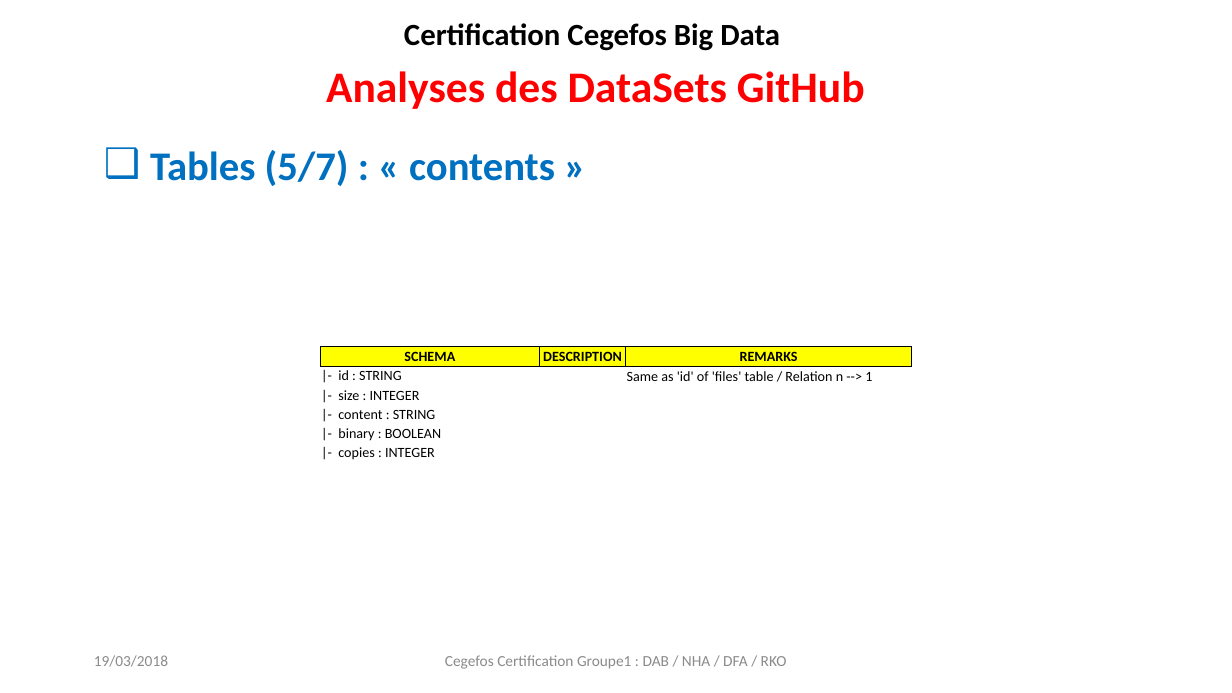
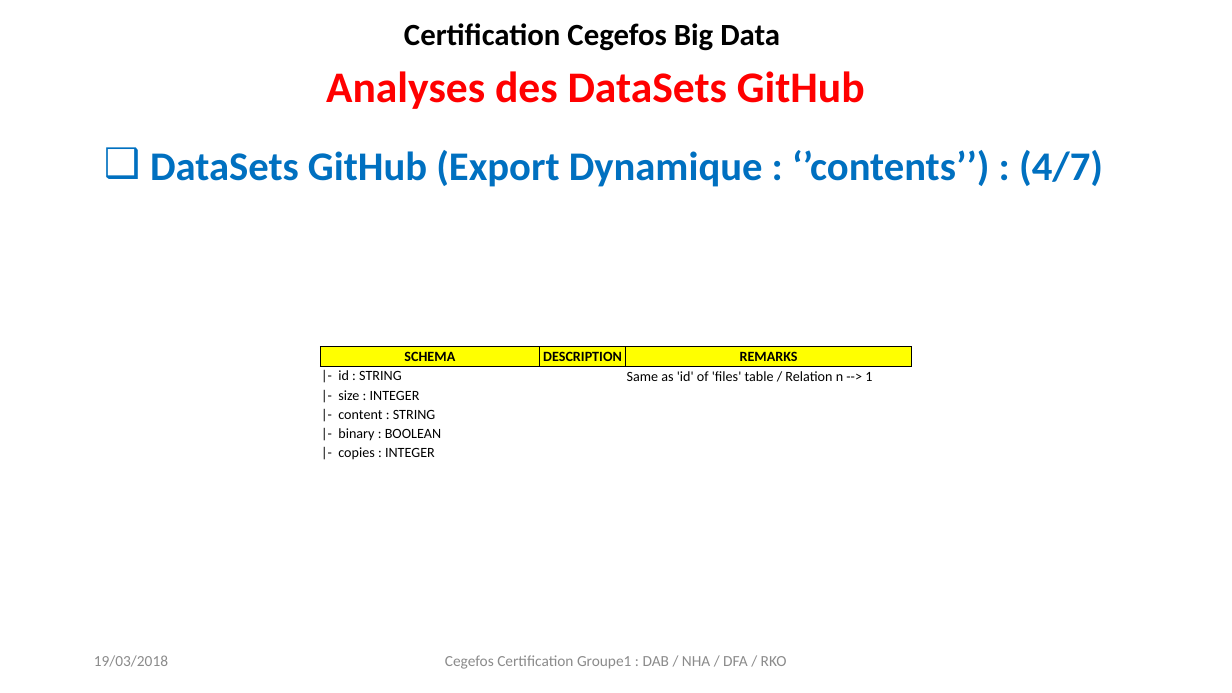
Before and after one commit to chams2012/bigDataGr1, a slide deck: slide 10 of projet_certification_github_group1.pptx (slide 22 before the commit). Drawn at 1232x693 pixels with LibreOffice and Linux fonts; fonts in the diff are those of the drawing. Boxes give left, top, right and bottom in pixels: in the first picture for what was removed or moved away, otherwise in the second. Text is boxed around its words. In the diff, an @@ line names an element or a change of style, - is before the commit and + after.

```diff
--- a/projet_certification_github_group1.pptx
+++ b/projet_certification_github_group1.pptx
@@ text at [150, 150, 1103, 187]: text changed @@
-❑ Tables (5/7) : « contents »
+❑ DataSets GitHub (Export Dynamique : ‘’contents’’) : (4/7)
```
Also in this commit, not shown: 16 other slides changed, 2 other files.
